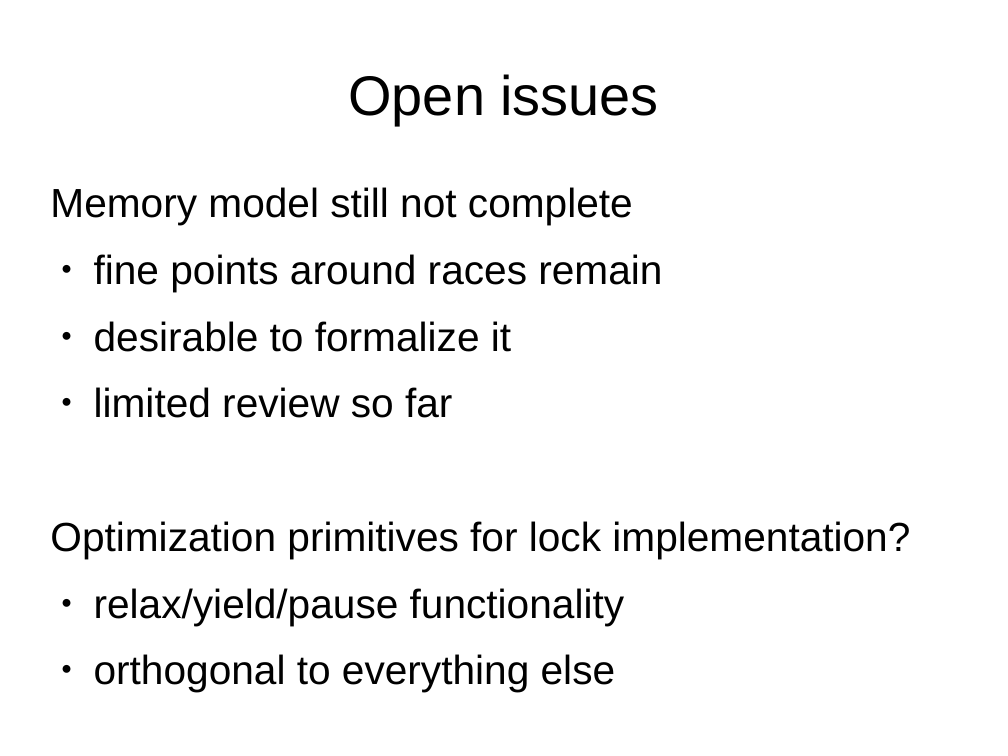
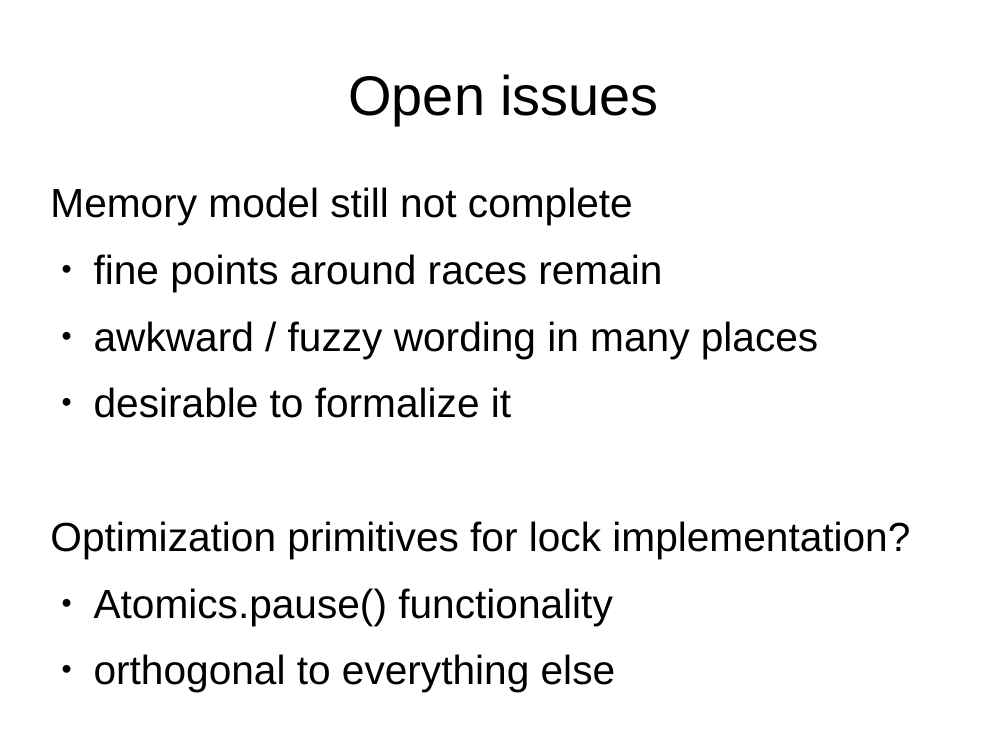
Before and after one commit to tc39/proposal-ecmascript-sharedmem, a slide deck: slide 20 of tc39/sharedmem-mar-2016.odp (slide 16 before the commit). Drawn at 1008x756 pixels with LibreOffice and Linux fonts; fonts in the diff are those of the drawing. Boxes give left, top, right and bottom in pixels: in the first picture for what was removed or moved away, otherwise in the second. Text is boxed around its words. In the diff, an @@ line names an element or a change of style, - is before the commit and + after.

```diff
--- a/tc39/sharedmem-mar-2016.odp
+++ b/tc39/sharedmem-mar-2016.odp
@@ text at <box>94,321,818,358</box>: paragraph added @@
+● awkward / fuzzy wording in many places
@@ text at <box>94,387,452,418</box>: paragraph removed @@
-● limited review so far
@@ text at <box>94,588,612,625</box>: text changed @@
-● relax/yield/pause functionality
+● Atomics.pause() functionality
```
Also in this commit, not shown: 10 other slides changed, 4 slides added, 1 other file.
